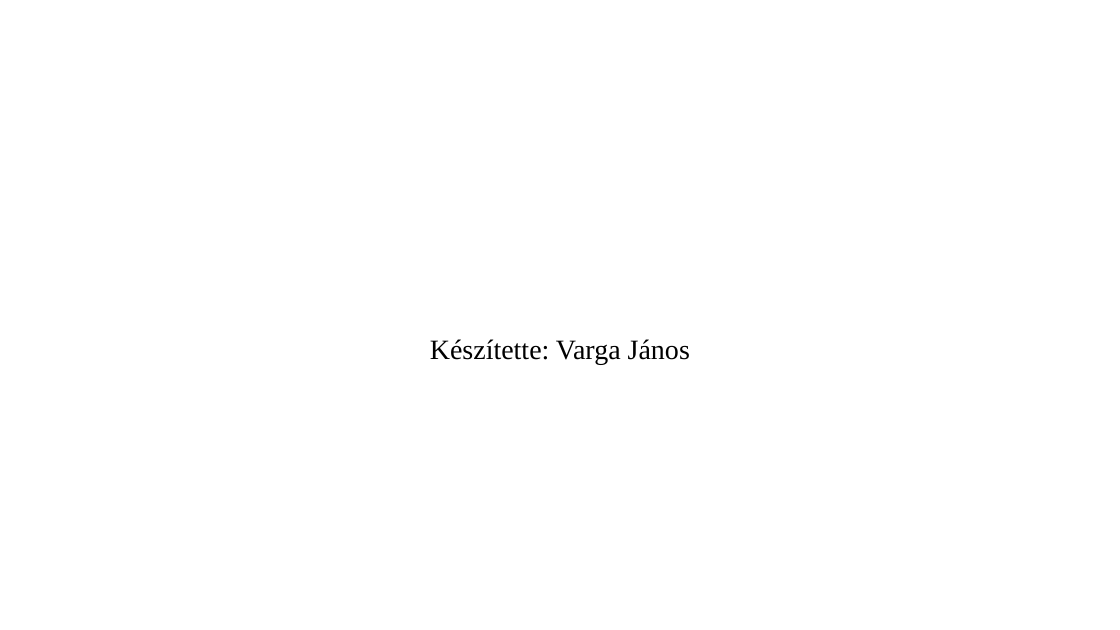
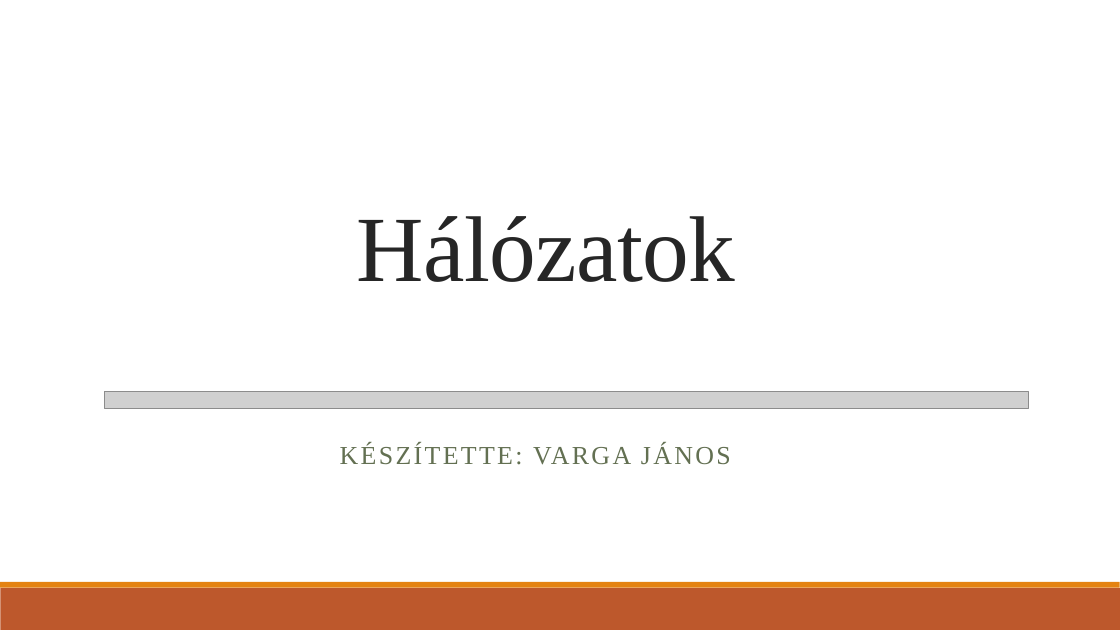
Before and after one commit to vargajanos/Paprika, a slide deck: slide 1 of Beadandó VJ.pptx. Drawn at 1120x630 pixels with LibreOffice and Linux fonts; fonts in the diff are those of the drawing; grey boxes stand for pictures. Boxes give left, top, right and bottom in pixels: in the first picture for what was removed or moved away, otherwise in the second. Text is boxed around its words. In the diff, an @@ line names an element or a change of style, - is before the commit and + after.

```diff
--- a/Beadandó VJ.pptx
+++ b/Beadandó VJ.pptx
@@ title added at bbox=[357, 216, 736, 282], 80 pt, text #262626 @@
+Hálózatok
@@ picture added at bbox=[104, 392, 1028, 408] @@
@@ subtitle at bbox=[340, 443, 731, 465]: text changed; size 24 to 22.2 pt; text colour #000000 to #637052 @@
-Készítette: Varga János
+KÉSZÍTETTE: VARGA JÁNOS
@@ rectangle added at bbox=[0, 588, 1120, 630], fill #BD582C @@
@@ rectangle added at bbox=[0, 582, 1120, 588], fill #E48312 @@
```
Also in this commit, not shown: 1 other slide changed, 7 slides added, 10 slides removed.
